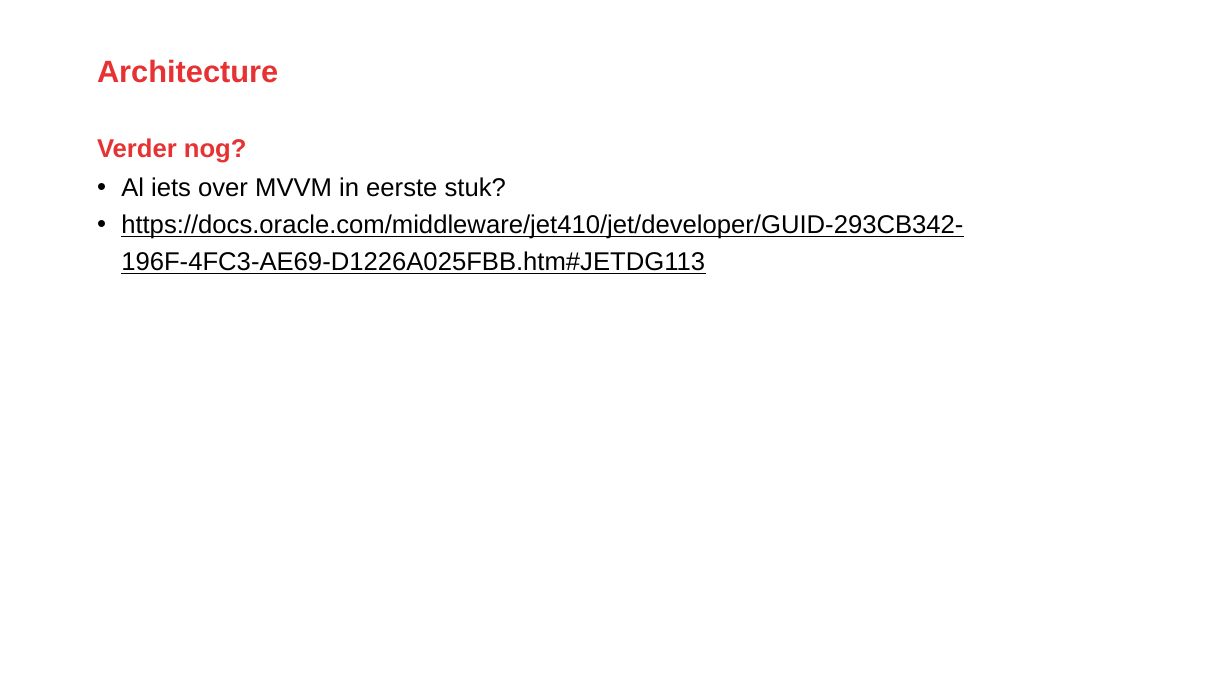
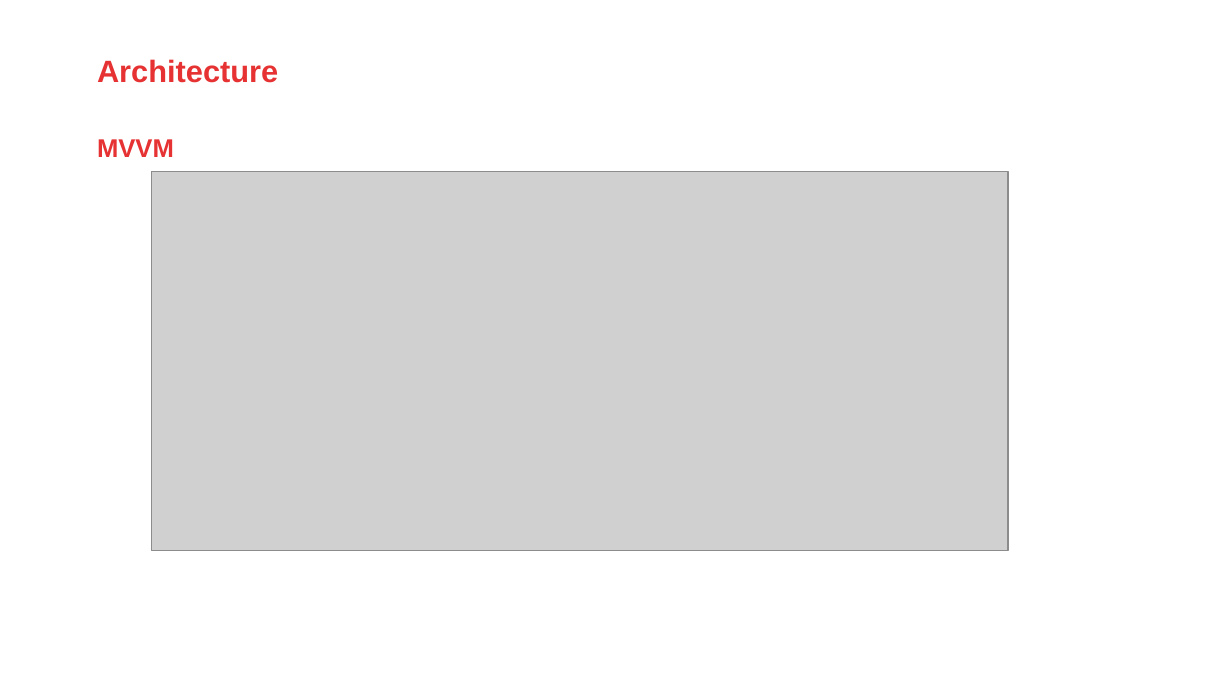
Before and after one commit to jeroenRX/AmisJetTraining, a slide deck: slide 87 of OracleJET_TalentLaunch.pptx (slide 89 before the commit). Drawn at 1232x693 pixels with LibreOffice and Linux fonts; fonts in the diff are those of the drawing; grey boxes stand for pictures; background and template pictures are left out. Boxes give left, top, right and bottom in pixels: in the first picture for what was removed or moved away, otherwise in the second. Text is boxed around its words. In the diff, an @@ line names an element or a change of style, - is before the commit and + after.

Commit message:
Inserted new architecture slides

```diff
--- a/OracleJET_TalentLaunch.pptx
+++ b/OracleJET_TalentLaunch.pptx
@@ text at bbox=[97, 139, 174, 157]: text changed @@
-Verder nog?
+MVVM
@@ text removed at bbox=[121, 177, 963, 274] @@
-• Al iets over MVVM in eerste stuk?
-• https://docs.oracle.com/middleware/jet410/jet/developer/GUID-293CB342-196F-4FC3-AE69-D1226A025FBB.htm#JETDG113
@@ picture added at bbox=[152, 171, 1008, 549] @@
```
Also in this commit, not shown: 2 other slides changed, 2 slides added.
